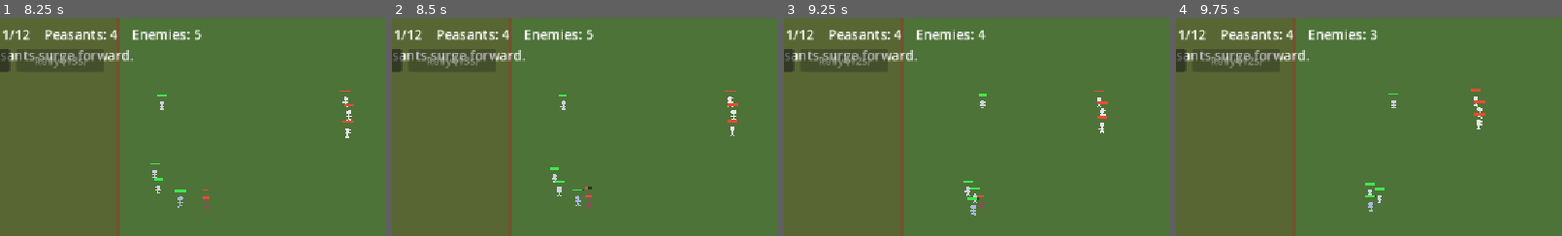
Above: before the commit, frames 1-4 (left to right).
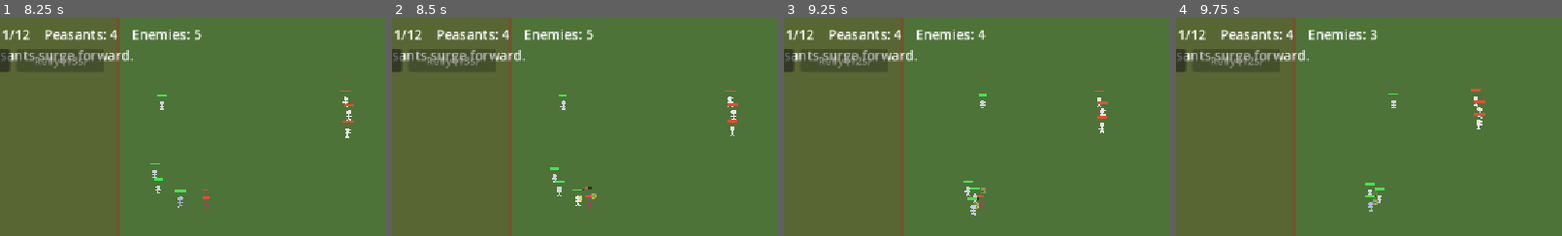
Above: after the commit, the same moments.

Repository: Jazzboy2567/protect-your-plot
Game: Godot game, scene res://Main.tscn
Same seed, same stepped clock (60 frames per second), same inputs: the game is played once before the commit and once after it.
Inputs:
- Up to frame 1 (8.25 s): click "Start Battle 1 >>" at 0.5 s; click "Stance: Aggressive" at 1.25 s; click "Stance: Hold" at 2 s; click "Rally!" at 2.75 s; click "Stance: Aggressive" at 3.5 s; click "Stance: Hold" at 4.25 s; click "Stance: Aggressive" at 5 s; click "Stance: Hold" at 5.75 s
- Up to frame 2 (8.5 s): no input
- Up to frame 3 (9.25 s): no input
- Up to frame 4 (9.75 s): no input
The pictures show only the part of the screen within x 15-65%, y 0-50%; the shares and areas given below are measured in that part.

Frame 1 is identical in both runs. In frame 2, less than 0.1% of the frame differs, in the area x 47-54%, y 80-87%; in frame 3, less than 0.1%; in frame 4, less than 0.1%.

Commit message:
Add juice: hit-flash, damage numbers, death fade, banners
- Unit: white hit-flash on damage, floating damage numbers (>=3),
  fade-and-pop death animation instead of instant removal
- Main: centered banner for battle-won and boss-incoming events

Validated against Godot 4.7.2 (auto-played run, no errors).

Co-Authored-By: Claude Opus 4.8 <noreply@anthropic.com>

Diff:
--- a/scripts/Main.gd
+++ b/scripts/Main.gd
@@ -28,6 +28,7 @@
 var top_label: Label
 var panel: Control
 var rally_btn: Button
+var banner: Label
 
 func _ready() -> void:
 	world = Node2D.new()
@@ -45,6 +46,15 @@
 	panel.set_anchors_preset(Control.PRESET_FULL_RECT)
 	panel.mouse_filter = Control.MOUSE_FILTER_IGNORE
 	hud.add_child(panel)
+
+	banner = Label.new()
+	banner.add_theme_font_size_override("font_size", 48)
+	banner.horizontal_alignment = HORIZONTAL_ALIGNMENT_CENTER
+	banner.size = Vector2(ARENA.x, 60)
+	banner.position = Vector2(0, ARENA.y * 0.30)
+	banner.modulate = Color(1, 1, 1, 0)
+	banner.mouse_filter = Control.MOUSE_FILTER_IGNORE
+	hud.add_child(banner)
 
 	show_shop()
 
@@ -66,6 +76,8 @@
 	_spawn_peasants()
 	_spawn_enemies()
 	_build_battle_ui()
+	if battle_num % 4 == 0:
+		flash_banner("The Black Death approaches!", Color(0.9, 0.4, 0.9))
 	_update_top()
 
 func _win_battle() -> void:
@@ -74,6 +86,7 @@
 	var tax := 10 + 2 * survivors
 	gold += tax
 	info_text = "Victory! Tax +%dg. Survivors: %d" % [tax, survivors]
+	flash_banner("Battle %d won!  +%dg" % [battle_num, tax], Color(0.5, 0.95, 0.5))
 
 	# Persist survivors into the roster; dead peasants are lost.
 	var new_army: Array = []
@@ -258,6 +271,27 @@
 	panel.add_child(b)
 	return b
 
+func flash_banner(text: String, color: Color) -> void:
+	banner.text = text
+	banner.modulate = Color(color.r, color.g, color.b, 1.0)
+	var t := create_tween()
+	t.tween_interval(0.7)
+	t.tween_property(banner, "modulate:a", 0.0, 0.9)
+
+func spawn_float_text(pos: Vector2, text: String, color: Color) -> void:
+	var l := Label.new()
+	l.text = text
+	l.add_theme_font_size_override("font_size", 14)
+	l.modulate = color
+	l.position = pos
+	l.z_index = 100
+	l.mouse_filter = Control.MOUSE_FILTER_IGNORE
+	world.add_child(l)
+	var t := create_tween()
+	t.tween_property(l, "position:y", pos.y - 22.0, 0.6)
+	t.parallel().tween_property(l, "modulate:a", 0.0, 0.6)
+	t.tween_callback(l.queue_free)
+
 func _clear_panel() -> void:
 	rally_btn = null
 	for c in panel.get_children():
--- a/scripts/Unit.gd
+++ b/scripts/Unit.gd
@@ -24,6 +24,8 @@
 
 var target = null
 var _cd: float = 0.0
+var _flash: float = 0.0
+var _dead: bool = false
 
 func setup(def: Dictionary, _team: int, _main) -> void:
 	main = _main
@@ -42,8 +44,13 @@
 	body_color = def.get("color", Color(0.78, 0.80, 0.85))
 	_cd = randf() * attack_cooldown
 
+func _process(delta: float) -> void:
+	if _flash > 0.0:
+		_flash -= delta
+		queue_redraw()
+
 func _physics_process(delta: float) -> void:
-	if is_structure or main == null:
+	if _dead or is_structure or main == null:
 		return
 	_cd -= delta
 
@@ -78,15 +85,27 @@
 		global_position += to_t / maxf(dist, 0.001) * move_speed * delta
 
 func take_damage(amount: float) -> void:
+	if _dead:
+		return
 	hp -= amount
+	_flash = 0.12
+	if main and amount >= 3.0:
+		main.spawn_float_text(global_position + Vector2(0, -radius - 4), str(int(round(amount))), Color(1, 0.92, 0.45))
 	queue_redraw()
 	if hp <= 0.0:
 		die()
 
 func die() -> void:
+	if _dead:
+		return
+	_dead = true
 	if main:
 		main.on_unit_died(self)
-	queue_free()
+	# Fade-and-pop the corpse out (logic already removed it from the arrays).
+	var t := create_tween()
+	t.tween_property(self, "modulate:a", 0.0, 0.18)
+	t.parallel().tween_property(self, "scale", Vector2(1.5, 1.5), 0.18)
+	t.tween_callback(queue_free)
 
 func _draw() -> void:
 	# HP bar
@@ -97,13 +116,17 @@
 	var bar_col := Color(0.25, 0.9, 0.3) if team == 0 else Color(0.9, 0.3, 0.2)
 	draw_rect(Rect2(-radius, bar_y, w * frac, 3.0), bar_col)
 
+	# Hit flash: briefly wash the body toward white when struck.
+	var c := body_color
+	if _flash > 0.0:
+		c = body_color.lerp(Color.WHITE, clampf(_flash / 0.12, 0.0, 1.0) * 0.85)
+
 	if is_structure:
-		draw_rect(Rect2(-radius, -radius, radius * 2.0, radius * 2.0), body_color)
+		draw_rect(Rect2(-radius, -radius, radius * 2.0, radius * 2.0), c)
 		draw_rect(Rect2(-radius, -radius, radius * 2.0, radius * 2.0), Color(0.25, 0.16, 0.08), false, 2.0)
 		return
 
 	# Stick figure
-	var c := body_color
 	draw_circle(Vector2(0, -radius * 0.5), radius * 0.45, c)          # head
 	draw_line(Vector2(0, -radius * 0.1), Vector2(0, radius * 0.6), c, 2.0)   # body
 	draw_line(Vector2(-radius * 0.5, radius * 0.15), Vector2(radius * 0.5, radius * 0.15), c, 2.0)  # arms
